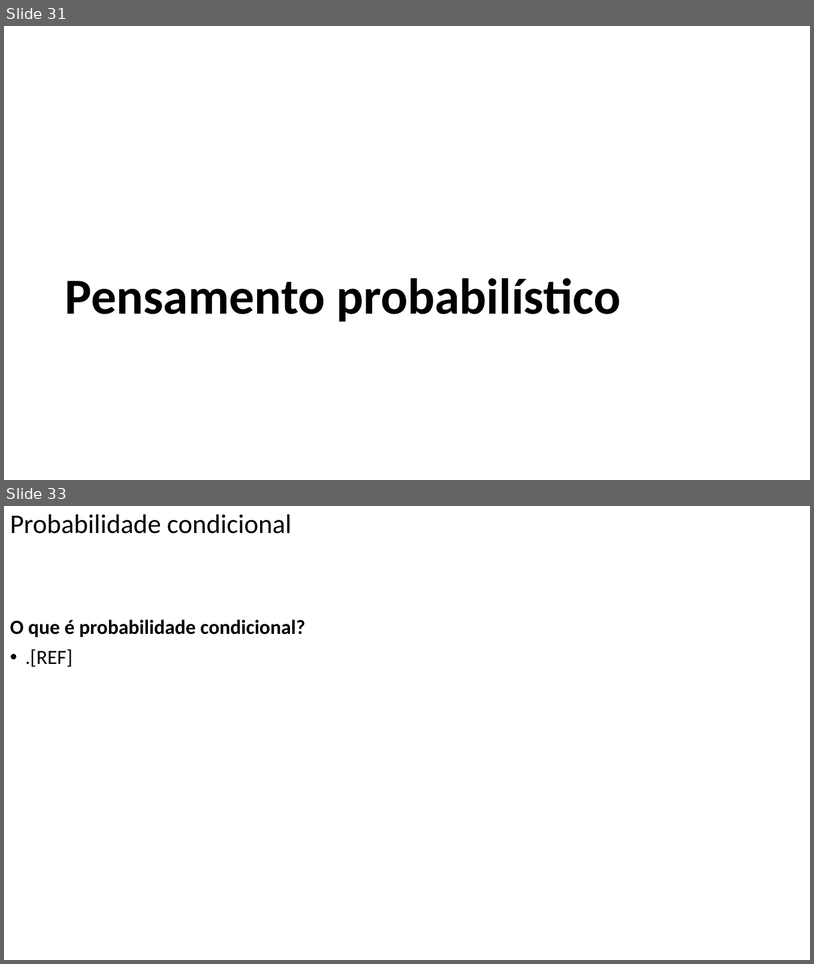
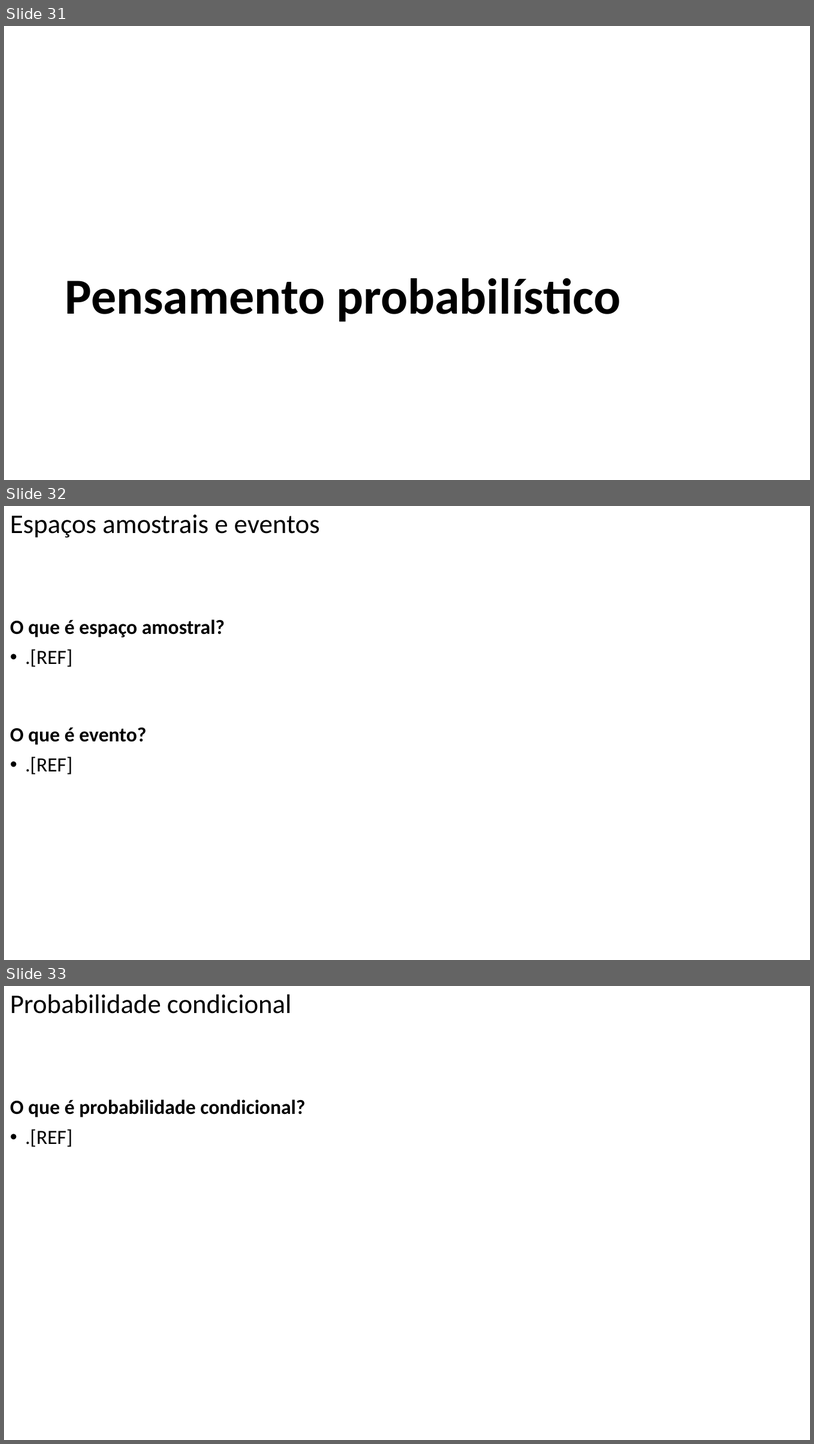
Before and after one commit to FerreiraAS/Ciencia-com-R, a slide deck: Ciência-com-R.pptx. Shown one above the other, each under a label of ours: slides 31 and 33 before the commit, slides 31, 32 and 33 after it; the slides between them are not shown. The pictures are 814x964 and 814x1444 pixels, drawn with LibreOffice and Linux fonts; fonts in the diff are those of the drawing. Boxes give left, top, right and bottom in pixels: in the first picture for what was removed or moved away, otherwise in the second. Text is boxed around its words. In the diff, an @@ line names an element or a change of style, - is before the commit and + after.

```diff
--- a/Ciência-com-R.pptx
+++ b/Ciência-com-R.pptx
@@ slide 32 added at (x1=4, y1=506, x2=810, y2=960), background #FFFFFF @@
@@ title added at (x1=10, y1=514, x2=320, y2=538), 32 pt, text #000000 @@
+Espaços amostrais e eventos
@@ text added at (x1=10, y1=619, x2=225, y2=774), 24 pt, text #000000, bold @@
+O que é espaço amostral?
+• .[REF]
+O que é evento?
+• .[REF]
```
Also in this commit, not shown: 2 slides changed, 2 other slides added, 1 slide removed, 47 other files.
